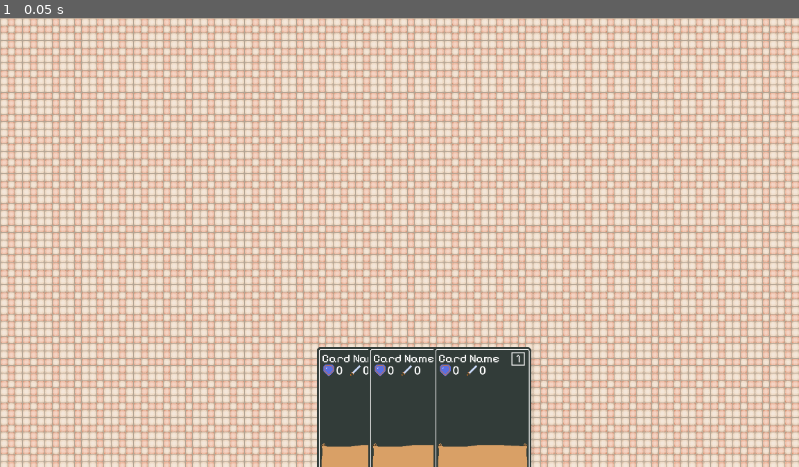
Above: before the commit, frame 1.
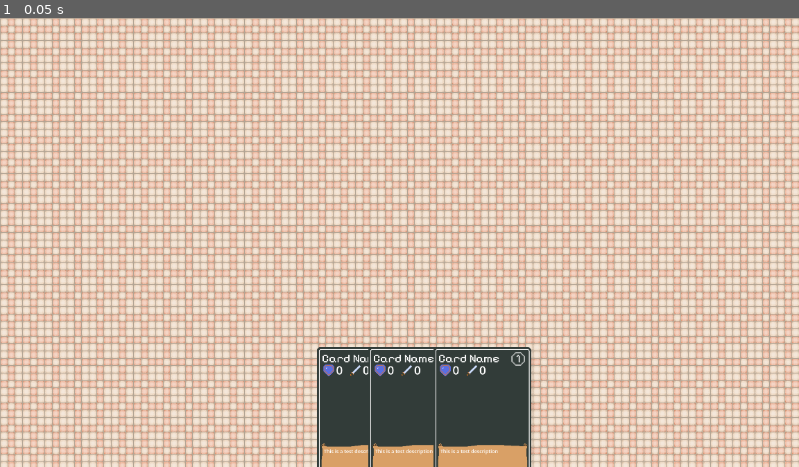
Above: after the commit, the same moment.

Repository: Degenerate-Games/Infestation
Game: Godot game, scene res://scenes/levels/5starkitchen.tscn
Two runs of this game, one before a commit and one after it. Both use one fixed random seed, a clock stepped at 60 frames per second and the inputs below.
Inputs:
- Up to frame 1 (0.05 s): no input

The runs differ from the first frame. In frame 1, 0.1% of the frame differs, in the area x 40-66%, y 74-98%.

Commit message:
Refactor card scaling and add card data getters and setters

Diff:
--- a/scenes/card.tscn
+++ b/scenes/card.tscn
@@ -17,13 +17,17 @@
 anchors_preset = 0
 scale = Vector2(0.55, 0.55)
 script = ExtResource("1_tj1kb")
+prestige_level = 2
+description = "This is a test description"
 
 [node name="CardBackground" type="TextureRect" parent="."]
+layout_mode = 0
 offset_right = 224.0
 offset_bottom = 276.0
 texture = ExtResource("1_6rysh")
 
 [node name="CardName" type="Label" parent="."]
+layout_mode = 0
 offset_left = 13.0
 offset_top = 11.0
 offset_right = 145.0
@@ -33,6 +37,7 @@
 text = "Card Name"
 
 [node name="Level" type="Label" parent="."]
+layout_mode = 0
 offset_left = 202.0
 offset_top = 11.0
 offset_right = 242.0
@@ -44,6 +49,7 @@
 vertical_alignment = 1
 
 [node name="PrestigeLabel" type="TextureRect" parent="."]
+layout_mode = 0
 offset_left = 202.222
 offset_top = 11.1111
 offset_right = 242.222
@@ -51,6 +57,7 @@
 texture = SubResource("AtlasTexture_ieuhq")
 
 [node name="Shield" type="TextureRect" parent="."]
+layout_mode = 0
 offset_left = 14.5455
 offset_top = 45.4545
 offset_right = 46.5455
@@ -70,6 +77,7 @@
 vertical_alignment = 1
 
 [node name="Sword" type="TextureRect" parent="."]
+layout_mode = 0
 offset_left = 85.4545
 offset_top = 45.4545
 offset_right = 117.455
@@ -89,6 +97,7 @@
 vertical_alignment = 1
 
 [node name="DescriptionBackground" type="TextureRect" parent="."]
+layout_mode = 0
 offset_left = 7.27273
 offset_top = 243.636
 offset_right = 252.273
--- a/scripts/card.gd
+++ b/scripts/card.gd
@@ -3,29 +3,61 @@
 var hoverable = true
 var growing = false
 var shrinking = false
-var default_scale = 0.55
+var start_scale
+var default_scale
 var full_scale = 0.75
 var start_position
+var default_position
 var vertical_translation: Vector2 = Vector2.UP * 150
 
-var card_name: String
-var prestige_level: int
-var level: int
-var defense: int
-var attack: int
-var description: String
-
-func _init(name: String = "Card Name", prestige_lvl: int = 0, lvl: int = 1, def: int = 0, atk: int = 0, desc: String = ""):
-	card_name = name
-	prestige_level = prestige_lvl
-	level = lvl
-	defense = def
-	attack = atk
-	description = desc
+@export_category("Card Data")
+@export var card_name: String = "Card Name":
+	get:
+		return card_name
+	set(value):
+		if $CardName:
+			$CardName.text = value
+		card_name = value
+@export var prestige_level: int = 0:
+	get:
+		return prestige_level
+	set(value):
+		if $PrestigeLabel:
+			$PrestigeLabel.texture.region.position.x = value * 16.0
+		prestige_level = value
+@export var level: int = 1:
+	get:
+		return level
+	set(value):
+		if $Level:
+			$Level.text = str(value)
+		level = value
+@export var defense: int = 0:
+	get:
+		return defense
+	set(value):
+		if $Shield/Defense:
+			$Shield/Defense.text = str(value)
+		defense = value
+@export var attack: int = 0:
+	get:
+		return attack
+	set(value):
+		if $Sword/Attack:
+			$Sword/Attack.text = str(value)
+		attack = value
+@export var description: String = "":
+	get:
+		return description
+	set(value):
+		if $DescriptionBackground/Description:
+			$DescriptionBackground/Description.text = value
+		description = value
 
 # Called when the node enters the scene tree for the first time.
 func _ready():
-	start_position = global_position
+	default_position = global_position
+	default_scale = get_global_transform().get_scale().x
 	$CardName.text = card_name
 	$PrestigeLabel.texture.region.position.x = prestige_level * 16.0
 	$Level.text = str(level)
@@ -35,30 +67,36 @@
 
 # Called every frame. 'delta' is the elapsed time since the previous frame.
 func _process(delta):
-	var weight = 1.0 - $AnimationTimer.time_left
+	var weight = $AnimationTimer.get_wait_time() - $AnimationTimer.time_left
+	weight = remap(weight, 0.0, $AnimationTimer.get_wait_time(), 0.0, 1.0)
 	if weight == 1.0:
+		if shrinking:
+			top_level = false
 		growing = false
 		shrinking = false
 
 	if growing:
-		global_position = Global.lerpvec2(start_position, start_position + vertical_translation, weight)
-		var scl = lerpf(default_scale, full_scale, weight)
+		global_position = Global.lerpvec2(start_position, default_position + vertical_translation, weight)
+		var scl = lerpf(start_scale, full_scale, weight)
 		scale = Vector2(scl, scl)
 	elif shrinking:
-		global_position = Global.lerpvec2(start_position + vertical_translation, start_position, weight)
-		var scl = lerpf(full_scale, default_scale, weight)
+		global_position = Global.lerpvec2(start_position, default_position, weight)
+		var scl = lerpf(start_scale, default_scale, weight)
 		scale = Vector2(scl, scl)
 
 func _on_mouse_entered():
 	if !hoverable: return
-	$AnimationTimer.start(1.0)
+	$AnimationTimer.start(0.5)
 	growing = true
 	shrinking = false
+	start_position = global_position
+	start_scale = get_global_transform().get_scale().x
 	top_level = true
 
 func _on_mouse_exited():
 	if !hoverable: return
-	$AnimationTimer.start(1.0)
+	$AnimationTimer.start(0.3)
 	growing = false
 	shrinking = true
-	top_level = false
+	start_position = global_position
+	start_scale = get_global_transform().get_scale().x
